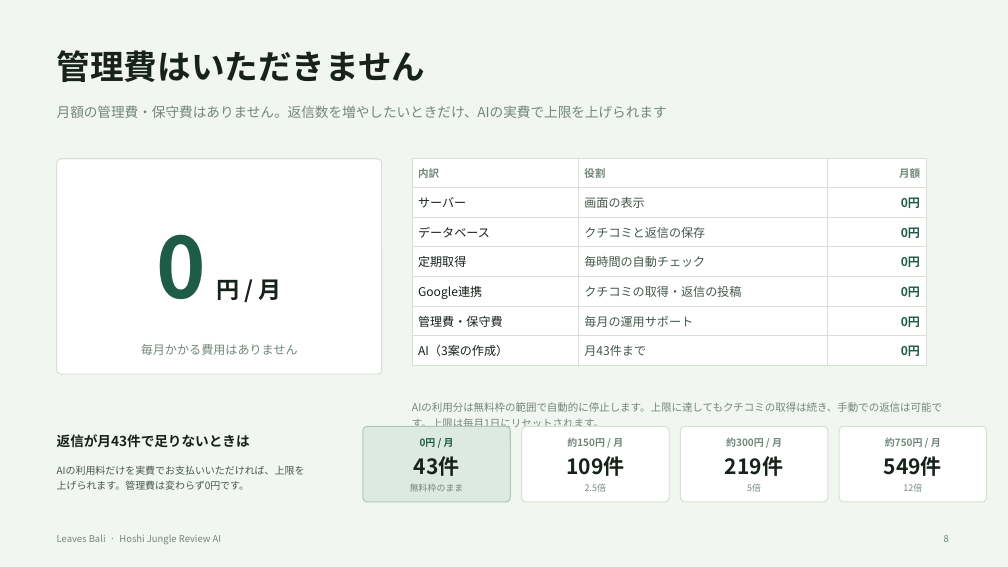
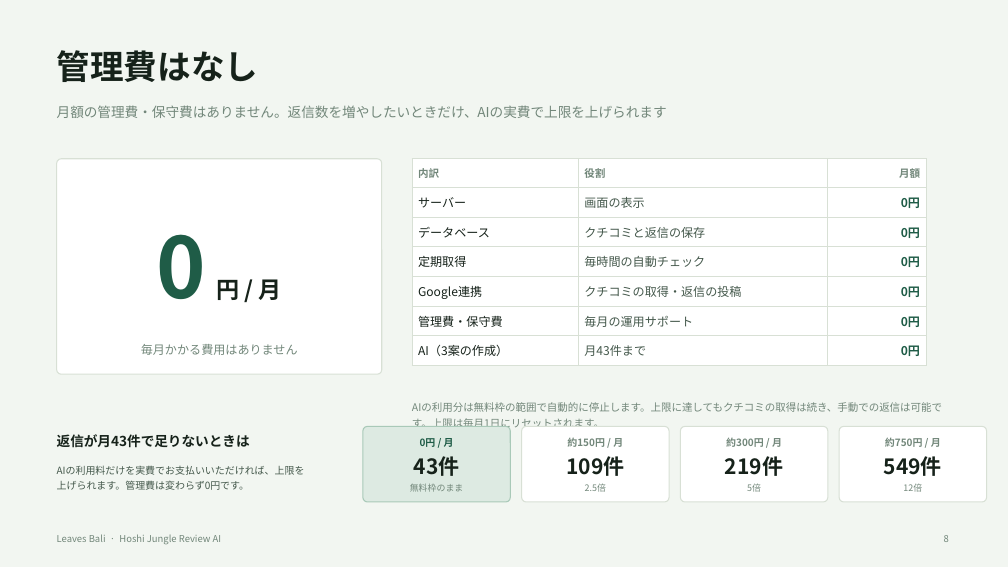
Before and after one commit to leaves-bali/leaves-bali-lp, a slide deck: slide 8 of hoshi-jungle-review-ai/docs/proposal/hoshi-jungle-proposal.pptx. Drawn at 1008x567 pixels with LibreOffice and Linux fonts; fonts in the diff are those of the drawing. Boxes give left, top, right and bottom in pixels: in the first picture for what was removed or moved away, otherwise in the second. Text is boxed around its words. In the diff, an @@ line names an element or a change of style, - is before the commit and + after.

```diff
--- a/hoshi-jungle-review-ai/docs/proposal/hoshi-jungle-proposal.pptx
+++ b/hoshi-jungle-review-ai/docs/proposal/hoshi-jungle-proposal.pptx
@@ text at (57, 50, 259, 82): text changed @@
-管理費はいただきません
+管理費はなし
```
Also in this commit, not shown: 1 other slide changed, 5 other files.
